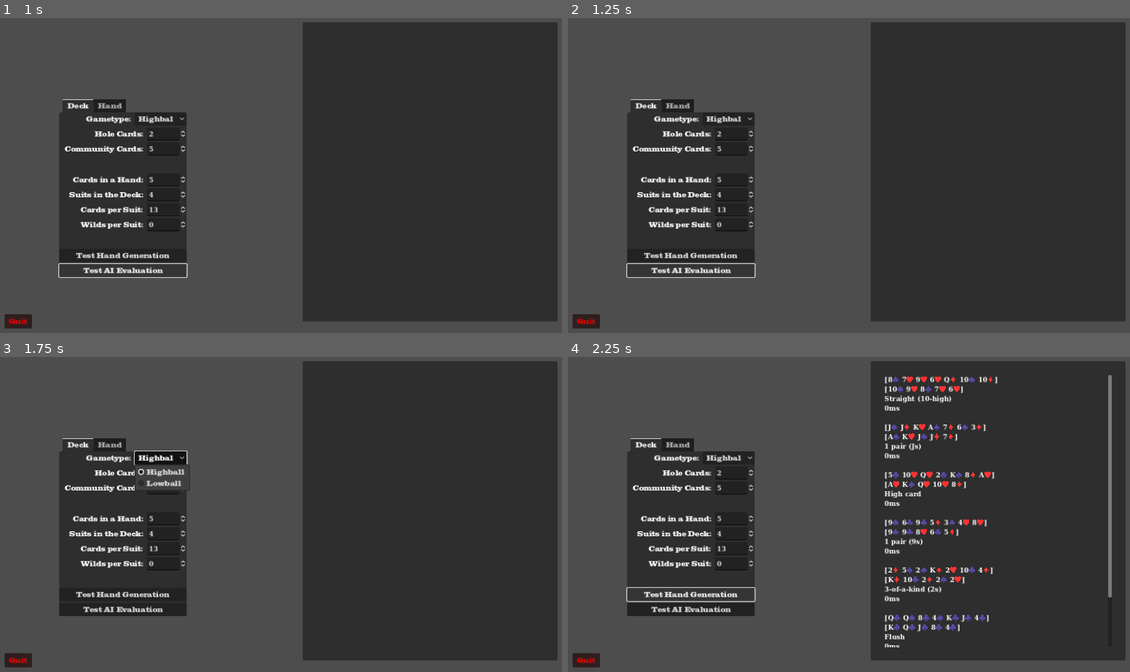
Above: before the commit, frames 1-4 (two rows, left to right).
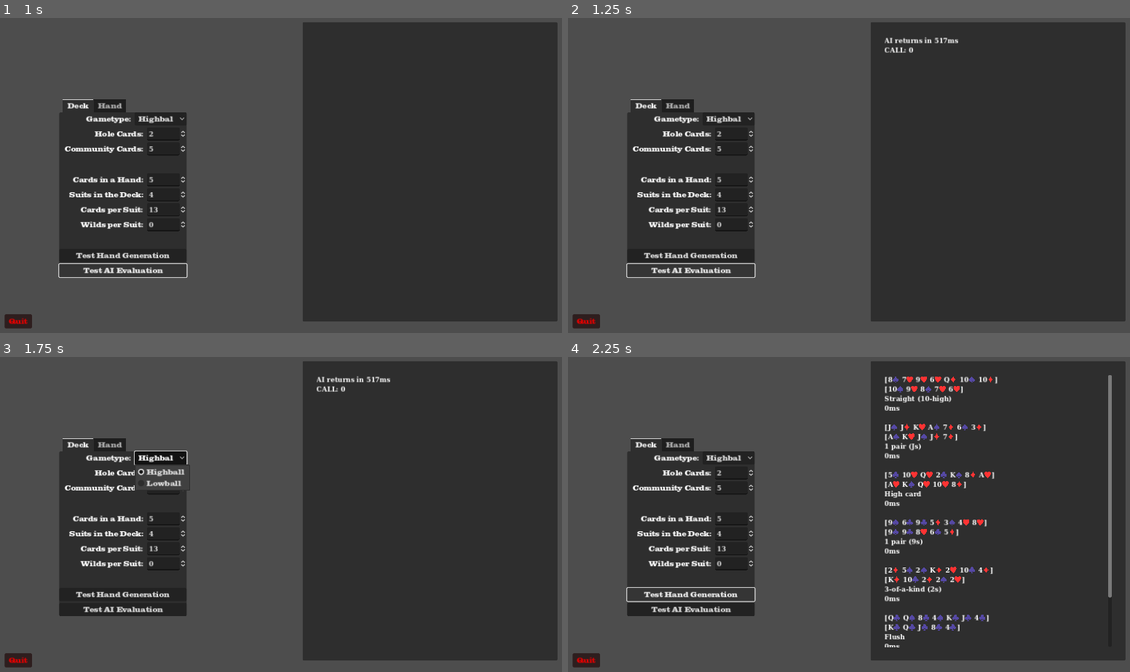
Above: after the commit, the same moments.

Repository: rwilson02/Poker-Party
Game: Godot game, scene res://scenes/debug/test_hands.tscn
Same seed, same stepped clock (60 frames per second), same inputs: the game is played once before the commit and once after it. This scene is started directly instead of the project's main scene.
Inputs:
- Up to frame 1 (1 s): click "Test AI Evaluation" at 0.5 s
- Up to frame 2 (1.25 s): no input
- Up to frame 3 (1.75 s): click "Highball" at 1.25 s
- Up to frame 4 (2.25 s): click "Test Hand Generation" at 2 s

Frame 1 is identical in both runs. In frame 2, 0.2% of the frame differs, in the area x 56-70%, y 5-12%; in frame 3, 0.2%; in frame 4, nothing differs.
Error before the commit: Invalid call to function 'setup' in base 'Node (PokerPartyAI)'. Expected 1 arguments. (res://scripts/debug/hand_generation.gd:93)

Commit message:
little fixes

Diff:
--- a/scripts/debug/hand_generation.gd
+++ b/scripts/debug/hand_generation.gd
@@ -90,7 +90,7 @@
 	var ai_node = Node.new()
 	ai_node.set_script(AI)
 	add_child(ai_node)
-	ai_node.setup()
+	ai_node.setup(0)
 
 	var deck = range(Rules.get_deck_size())
 	for i in Rules.RULES.SUITS * Rules.RULES.WILDS:
--- a/scripts/gameplay/gameplay_display.gd
+++ b/scripts/gameplay/gameplay_display.gd
@@ -185,9 +185,10 @@
 
 	var any_flips = false
 	for marker in (comm_card_holder.get_children() + hole_card_holder.get_children()):
-		if marker.get_child(0).flipped:
+		var possible_card = marker.get_child(0)
+		if possible_card != null and possible_card.flipped:
 			any_flips = true
-			marker.get_child(0).flip()
+			possible_card.flip()
 			await get_tree().create_timer(0.5).timeout
 	if any_flips:
 		await get_tree().create_timer(1).timeout
--- a/scripts/gameplay/gameplay_main.gd
+++ b/scripts/gameplay/gameplay_main.gd
@@ -210,7 +210,7 @@
 				var value = roundi(original_pot * divisions[idx] * (1.0 / group.size()))
 				Netgame.players[winner].chips += value
 				Netgame.game_state.pot -= value
-				DISPLAY.chip_zoom_anim.rpc_id(winner, false)
+				if winner > 0: DISPLAY.chip_zoom_anim.rpc_id(winner, false)
 	# What to do with leftovers
 	if Netgame.game_state.pot > 0:
 		Netgame.players[players[-1]].chips += Netgame.game_state.pot
